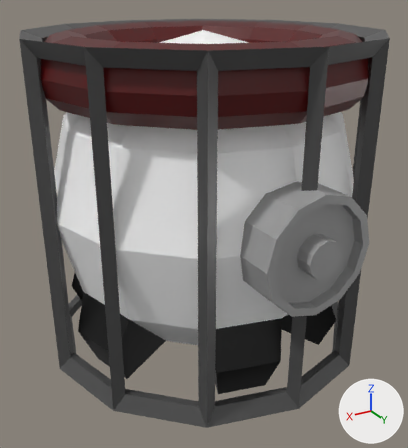
A saved change to the Blender file WIP/Structures.blend.
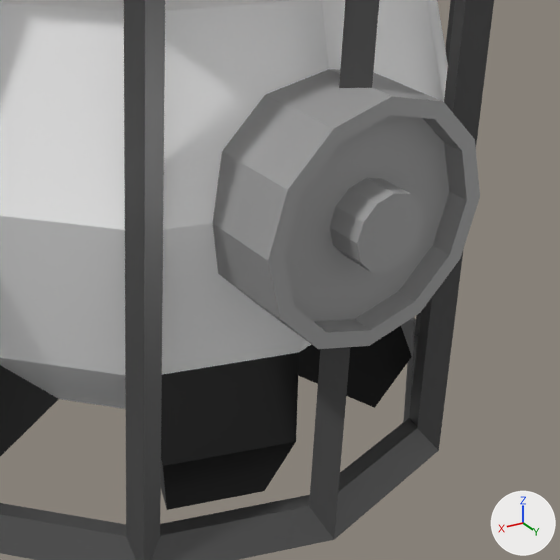
Each version appears first whole from a 50 mm camera at (2.695, 4.496, 1.895) aimed at (0.094, 0.16, -0.273), and next in a close-up on the part from 34% to 100% of the width and 33% to 93% of the height. Every picture has the same lights, and +X, +Y and +Z are marked at lower right. The same objects are shown in both versions, whatever each file hides.

Names of what the first close-up shows: 'ModuleT1', 'Port.001'.
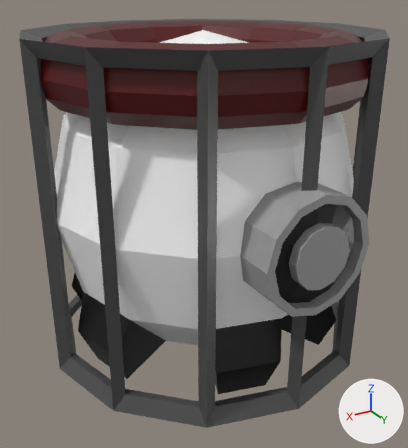
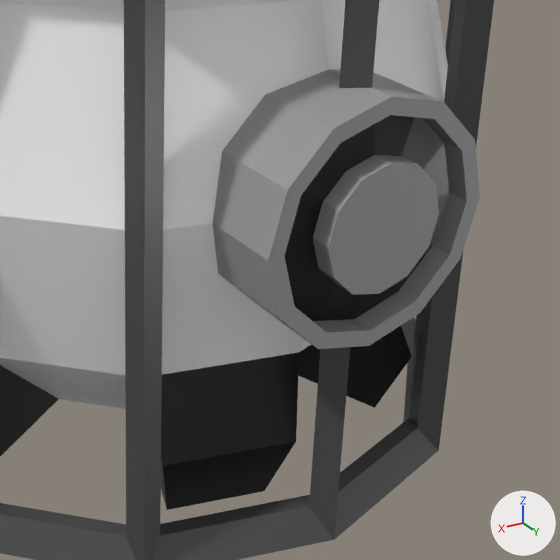
Where the change shows, as pixel boxes (x1, y1, x2, y2) in the close-ups (560 x 560 px; the box of a moved part takes in the faces that stretch with it):
```json
{"object": "Port.001", "change": "reshaped, surface changed", "before": [213, 69, 480, 349], "after": [213, 69, 480, 349]}
{"part": 1, "of": "me_cube_006", "change": "moved or reshaped", "before": [285, 115, 449, 321], "after": [285, 115, 449, 321]}
{"part": 2, "of": "me_cube_006", "change": "surface changed", "before": [213, 69, 480, 349], "after": [213, 69, 480, 349]}
```

The change, as JSON lines over the scene's bpy script:
```json
{"block": "me_cube_006", "where": "# used by ob_port_001; location = (-0.28, 1.974, -0.742)"}
{"op": "remove", "block": "me_cube_006", "code": "me_cube_006.from_pydata(...)  # 73 vertices, 72 faces; spans x -0.22..0.78, y -0.773..-0.214, z 0.242..1.242"}
{"op": "add", "block": "me_cube_006", "code": "me_cube_006.from_pydata(...)  # 73 vertices, 72 faces; spans x -0.22..0.78, y -0.773..-0.244, z 0.242..1.242"}
{"block": "me_cube_006", "change": "me_cube_006 part 1: all 25 vertices in x 0.124..0.437, y -0.364..-0.214, z 0.585..0.899 are scaled about their middle by (1.66, 0.582, 1.66), then moved by (0.0, 0.001, 0.0)"}
{"block": "me_cube_006", "change": "me_cube_006 part 2: texture (UV) coordinates of 72 of 72 faces, centred in x -0.186..0.747, y -0.523..-0.214, z 0.275..1.208, changed; they spanned u 0.15..0.15, v 0.67..0.67 and now span u 0.03..0.16, v 0.1..0.9"}
```
